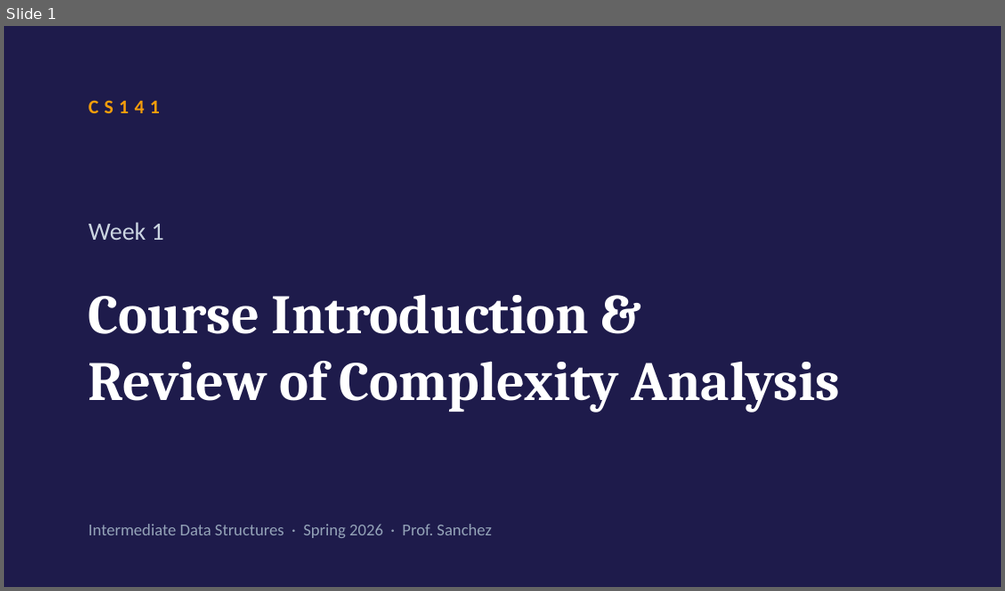
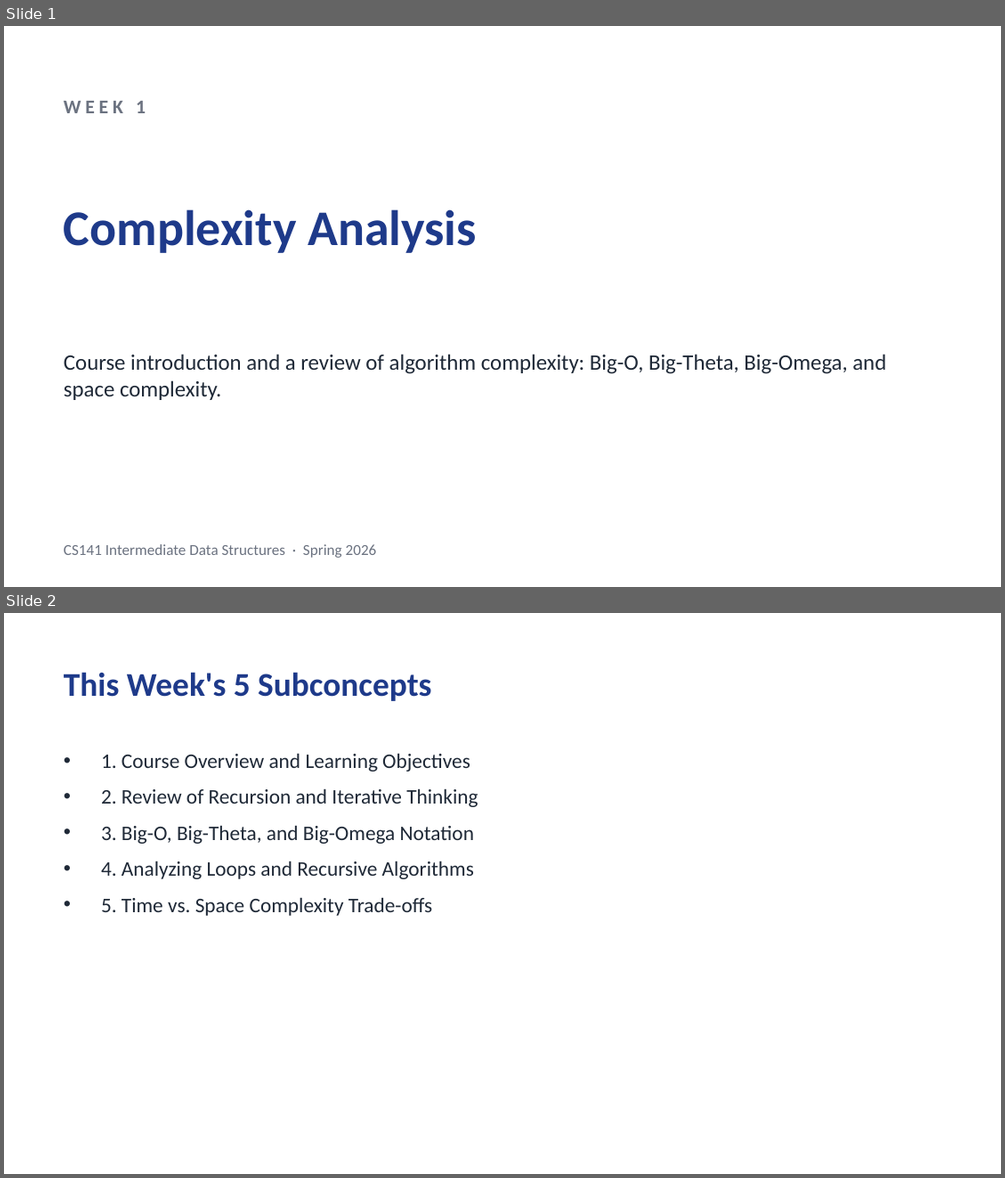
Before and after one commit to anishkancherla/stitch, a slide deck: samples/lectures/Week1_ComplexityAnalysis.pptx. Shown one above the other, each under a label of ours: slide 1 before the commit, slides 1 and 2 after it. The pictures are 1005x591 and 1005x1178 pixels, drawn with LibreOffice and Linux fonts; fonts in the diff are those of the drawing. Boxes give left, top, right and bottom in pixels: in the first picture for what was removed or moved away, otherwise in the second. Text is boxed around its words. In the diff, an @@ line names an element or a change of style, - is before the commit and + after.

```diff
--- a/samples/lectures/Week1_ComplexityAnalysis.pptx
+++ b/samples/lectures/Week1_ComplexityAnalysis.pptx
@@ slide 2 added at <box>4,613,1001,1174</box>, background #FFFFFF @@
@@ text added at <box>64,672,431,701</box>, 24 pt, text #1E3A8A, bold @@
+This Week's 5 Subconcepts
@@ text added at <box>101,753,477,916</box>, 15 pt, text #1F2937 @@
+• 1. Course Overview and Learning Objectives
+• 2. Review of Recursion and Iterative Thinking
+• 3. Big-O, Big-Theta, and Big-Omega Notation
+• 4. Analyzing Loops and Recursive Algorithms
+• 5. Time vs. Space Complexity Trade-offs
@@ slide 1 changed as well @@
@@ background #1E1B4B to #FFFFFF @@
@@ text at <box>64,101,146,113</box>: text changed; size 18 to 14 pt; text colour #CBD5E1 to #6B7280; bold on @@
-Week 1
+WEEK 1
@@ text removed at <box>89,100,160,113</box> @@
-CS141
@@ text added at <box>64,209,477,253</box>, 36 pt, text #1E3A8A, bold @@
+Complexity Analysis
@@ text at <box>64,354,886,400</box>: text changed; size 40 to 16 pt; font Cambria to Calibri; text colour #FFFFFF to #1F2937; bold off @@
-Course Introduction &
-Review of Complexity Analysis
+Course introduction and a review of algorithm complexity: Big-O, Big-Theta, Big-Omega, and space complexity.
@@ text at <box>64,544,377,557</box>: text changed; size 12 to 11 pt; text colour #94A3B8 to #6B7280 @@
-Intermediate Data Structures · Spring 2026 · Prof. Sanchez
+CS141 Intermediate Data Structures · Spring 2026
```
Also in this commit, not shown: 1 other slide changed, 27 other slides added, 10 slides removed, 26 other files.
